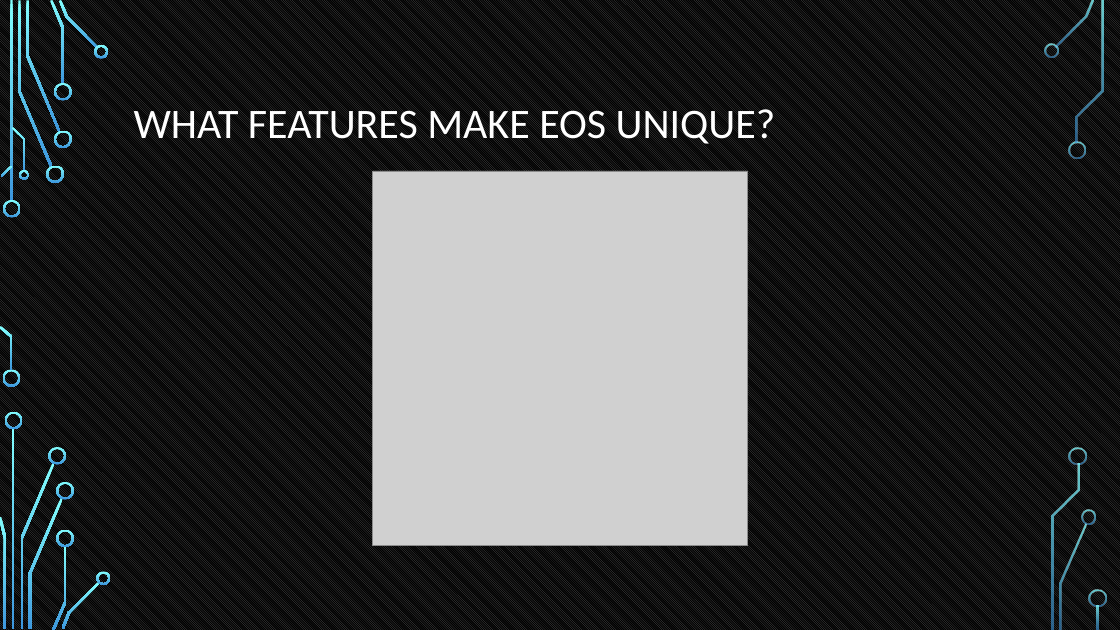
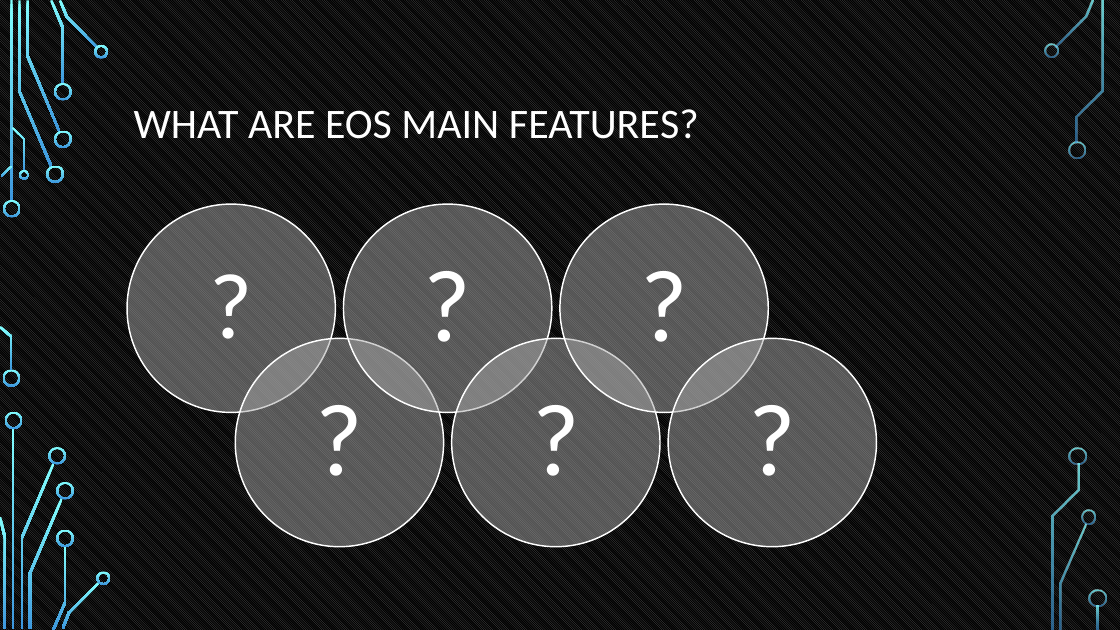
Before and after one commit to tokenika/tokenika.github.io, a slide deck: slide 28 of WarsawBlock(3).pptx. Drawn at 1120x630 pixels with LibreOffice and Linux fonts; fonts in the diff are those of the drawing; grey boxes stand for pictures; background and template pictures are left out. Boxes give left, top, right and bottom in pixels: in the first picture for what was removed or moved away, otherwise in the second. Text is boxed around its words. In the diff, an @@ line names an element or a change of style, - is before the commit and + after.

```diff
--- a/WarsawBlock(3).pptx
+++ b/WarsawBlock(3).pptx
@@ title at [134,109,699,139]: text changed @@
-WHAT FEATURES MAKE EOS UNIQUE?
+WHAT ARE EOS MAIN FEATURES?
@@ picture removed at [373,171,748,546] @@
@@ group added at [127,204,876,547]: 6 ellipses, 6 texts @@
+?
+?
+?
+?
+?
+?
```
Also in this commit, not shown: 8 other slides changed, 1 other file.
